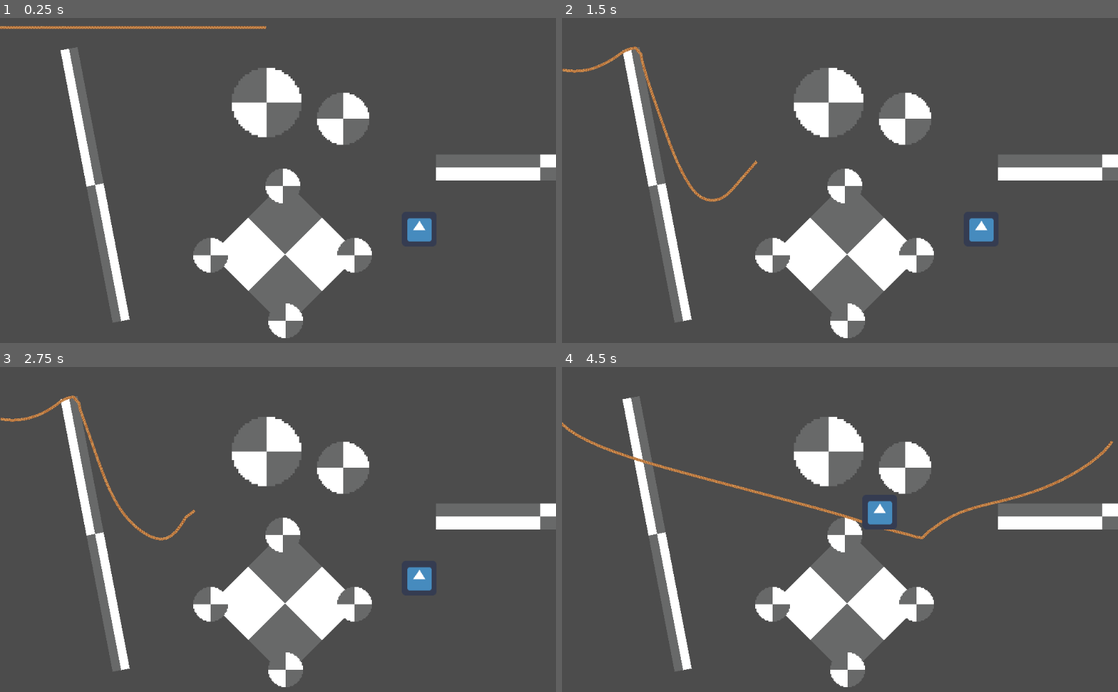
Above: before the commit, frames 1-4 (two rows, left to right).
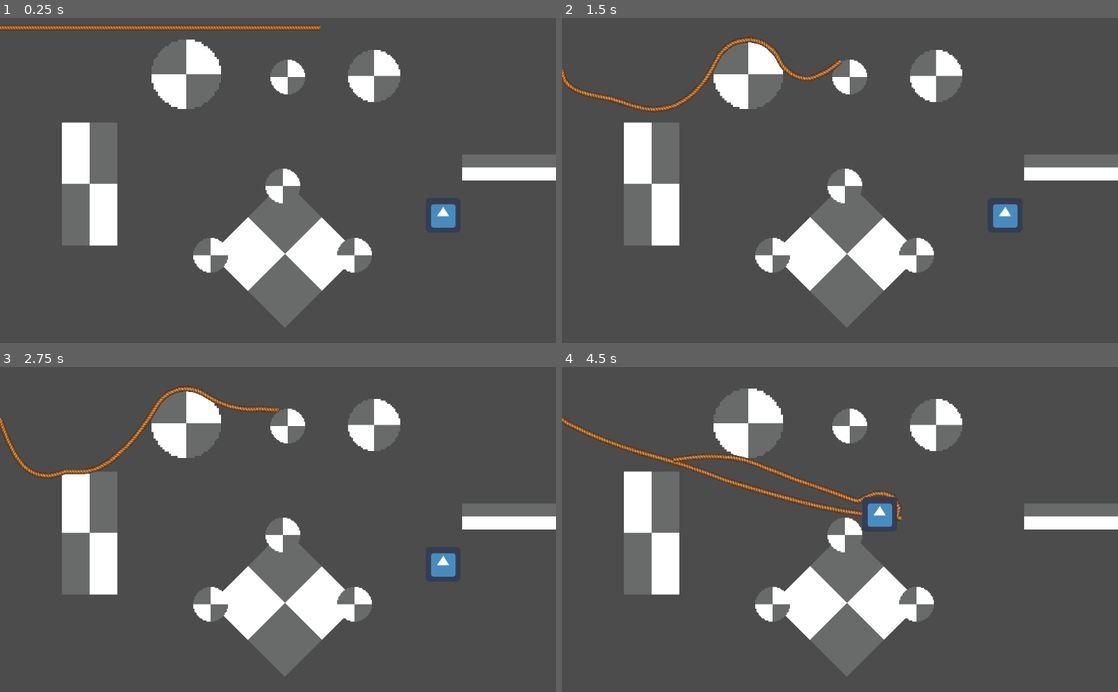
Above: after the commit, the same moments.

Repository: beanmoro/godot_rope
Game: Godot game, scene res://assets/scenes/Main.tscn
Same seed, same stepped clock (60 frames per second), same inputs: the game is played once before the commit and once after it. The engine's default icon, where the game draws it, is replaced by a stand-in: a white triangle on a blue panel in a dark square.
Inputs (mouse positions are in pixels of both pictures, inside the frame that each line leads up to):
- Up to frame 1 (0.25 s): no input
- Up to frame 2 (1.5 s): move the mouse to (962, 164) at 0.52 s; tap 1 (PinFirst) at 0.6 s; move the mouse to (728, 196) at 1.27 s; tap 2 (PinLast) at 1.35 s
- Up to frame 3 (2.75 s): move the mouse to (333, 458) at 2.02 s; tap 3 (PinRand) at 2.1 s
- Up to frame 4 (4.5 s): move the mouse to (812, 594) at 2.77 s; tap 4 (UnpinAll) at 2.85 s; move the mouse to (1006, 578) at 3.52 s; press the mouse at (1006, 578) at 3.53 s; move the mouse to (673, 480) at 4.27 s; release the mouse at (673, 480) at 4.28 s; tap Middle mouse button (middle_click) at 4.35 s

The runs differ from the first frame. In frame 1, 14% of the frame differs, in the area x 0-100%, y 2-99%; in frame 2, 14%; in frame 3, 14%; in frame 4, 15%, in the area x 0-100%, y 6-99%.

Commit message:
Update Commit

Diff:
--- a/assets/scenes/Main.tscn
+++ b/assets/scenes/Main.tscn
@@ -1,9 +1,10 @@
-[gd_scene load_steps=5 format=2]
+[gd_scene load_steps=6 format=2]
 
 [ext_resource path="res://assets/objects/Rope.tscn" type="PackedScene" id=1]
 [ext_resource path="res://assets/objects/CircleSolid.tscn" type="PackedScene" id=2]
 [ext_resource path="res://assets/objects/Wall.tscn" type="PackedScene" id=3]
 [ext_resource path="res://assets/objects/MovingBox.tscn" type="PackedScene" id=4]
+[ext_resource path="res://assets/sprites/rope_shaded.png" type="Texture" id=5]
 
 [node name="Main" type="Node2D"]
 
@@ -12,14 +13,14 @@
 [node name="Wall" parent="Solids" groups=[
 "Solid",
 ] instance=ExtResource( 3 )]
-position = Vector2( 175.094, 308.161 )
-rotation = 1.38204
-scale = Vector2( 8, 0.5 )
+position = Vector2( 165.003, 306.479 )
+rotation = 1.57118
+scale = Vector2( 3.56064, 1.58197 )
 
 [node name="Wall2" parent="Solids" groups=[
 "Solid",
 ] instance=ExtResource( 3 )]
-position = Vector2( 995.448, 275.959 )
+position = Vector2( 1042.54, 275.959 )
 scale = Vector2( 6, 0.75 )
 
 [node name="Wall3" parent="Solids" groups=[
@@ -42,26 +43,24 @@
 scale = Vector2( 2, 2 )
 
 [node name="CircleSolid4" parent="Solids" instance=ExtResource( 2 )]
-position = Vector2( 526.194, 559.482 )
+position = Vector2( 529.557, 108.761 )
 scale = Vector2( 2, 2 )
 
 [node name="CircleSolid5" parent="Solids" instance=ExtResource( 2 )]
-position = Vector2( 632.147, 186.124 )
+position = Vector2( 689.328, 107.08 )
 scale = Vector2( 3, 3 )
 
 [node name="CircleSolid6" parent="Solids" instance=ExtResource( 2 )]
-position = Vector2( 490.877, 155.852 )
+position = Vector2( 342.879, 103.716 )
 scale = Vector2( 4, 4 )
 
 [node name="Rope" parent="." instance=ExtResource( 1 )]
-rope_nodes = 50
-constrain = 10.0
+rope_nodes = 60
 iterations = 2
-rope_width = 5.0
-collision_radius = 16.0
-friction = 0.98
+rope_width = 10.0
+rope_texture = ExtResource( 5 )
 
 [node name="MovingBox" parent="." groups=[
 "Solid",
 ] instance=ExtResource( 4 )]
-position = Vector2( 772.098, 389.71 )
+position = Vector2( 815.824, 364.483 )
--- a/assets/scripts/MovingBox.gd
+++ b/assets/scripts/MovingBox.gd
@@ -1,5 +1,4 @@
 extends KinematicBody2D
-
 
 func _ready():
 	pass
--- a/assets/scripts/Rope.gd
+++ b/assets/scripts/Rope.gd
@@ -10,7 +10,8 @@
 #Rope Line Vars
 export var rope_width : float = 2
 export var rope_color : Color = Color.white
-export var collision_radius : float = 8
+export var collision_radius : float = 16.0
+export var rope_texture : StreamTexture = null
 
 #Rope Physics Vars
 export var friction : float = 0.98
@@ -19,6 +20,8 @@
 func _ready() -> void:
 	$Line2D.width = rope_width
 	$Line2D.default_color = rope_color
+	$Line2D.texture = rope_texture
+	$Line2D.texture_mode =Line2D.LINE_TEXTURE_TILE
 
 	for i in range(rope_nodes):
 		var node = rope_node.instance()
@@ -145,9 +148,3 @@
 			else:
 				ropes[i].position += motion * (difference/2)
 				ropes[i+1].position -= motion * (difference/2)
-
-#		var distance = ropes[i].position.distance_to(ropes[i+1].position)
-#		var difference = constrain - distance
-#		var percent = difference / distance
-#		var motion = ropes[i+1].position - ropes[i].position
-#
--- a/assets/scripts/RopeNode.gd
+++ b/assets/scripts/RopeNode.gd
@@ -9,6 +9,7 @@
 var debug = false
 
 func _ready():
+	add_to_group("RopeNodes")
 	old_position = position
 	$CircleColl/CollisionShape2D.shape.radius = collision_rad
 
--- a/project.godot
+++ b/project.godot
@@ -64,4 +64,9 @@
 
 [rendering]
 
+quality/2d/use_nvidia_rect_flicker_workaround=true
+quality/intended_usage/framebuffer_allocation=0
+quality/intended_usage/framebuffer_allocation.mobile=0
+quality/2d/use_pixel_snap=true
+threads/thread_model=2
 environment/default_environment="res://default_env.tres"
Binary file added: assets/sprites/rope_shaded.png
Not shown, added: assets/sprites/rope_shaded.png.import
